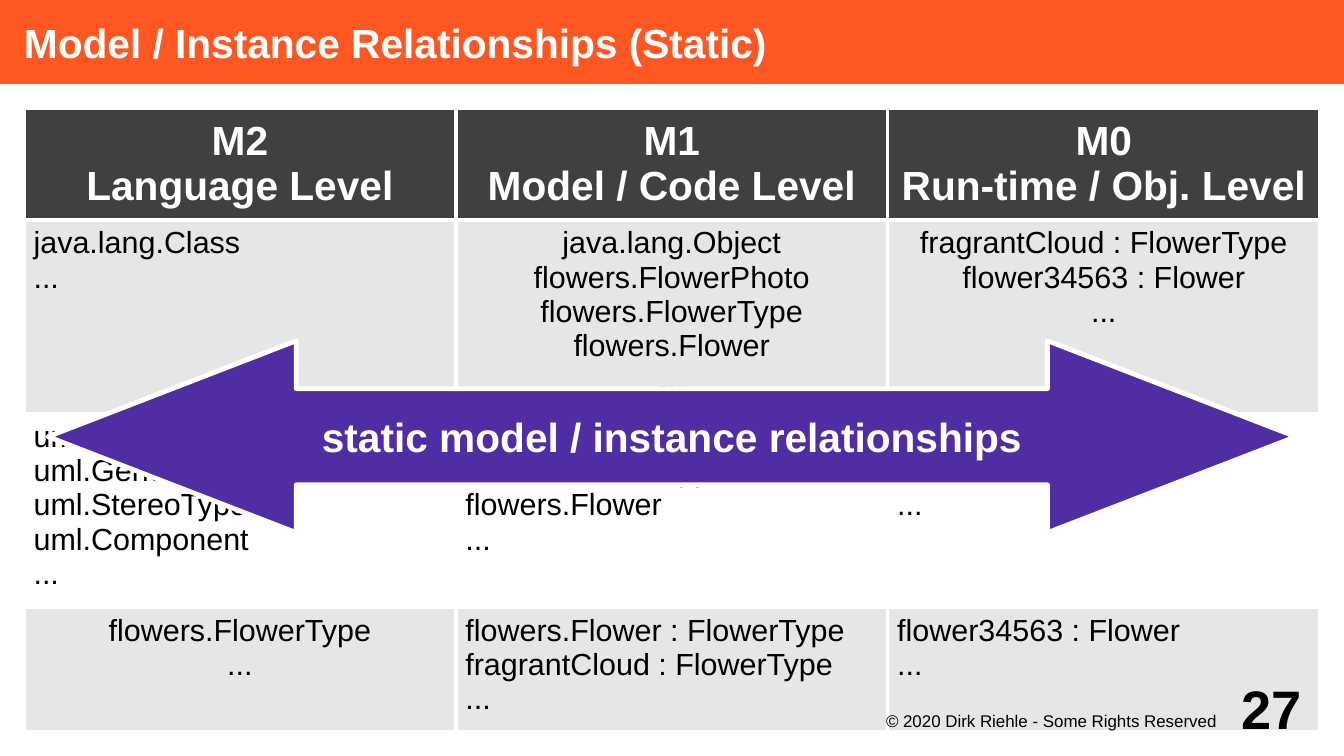
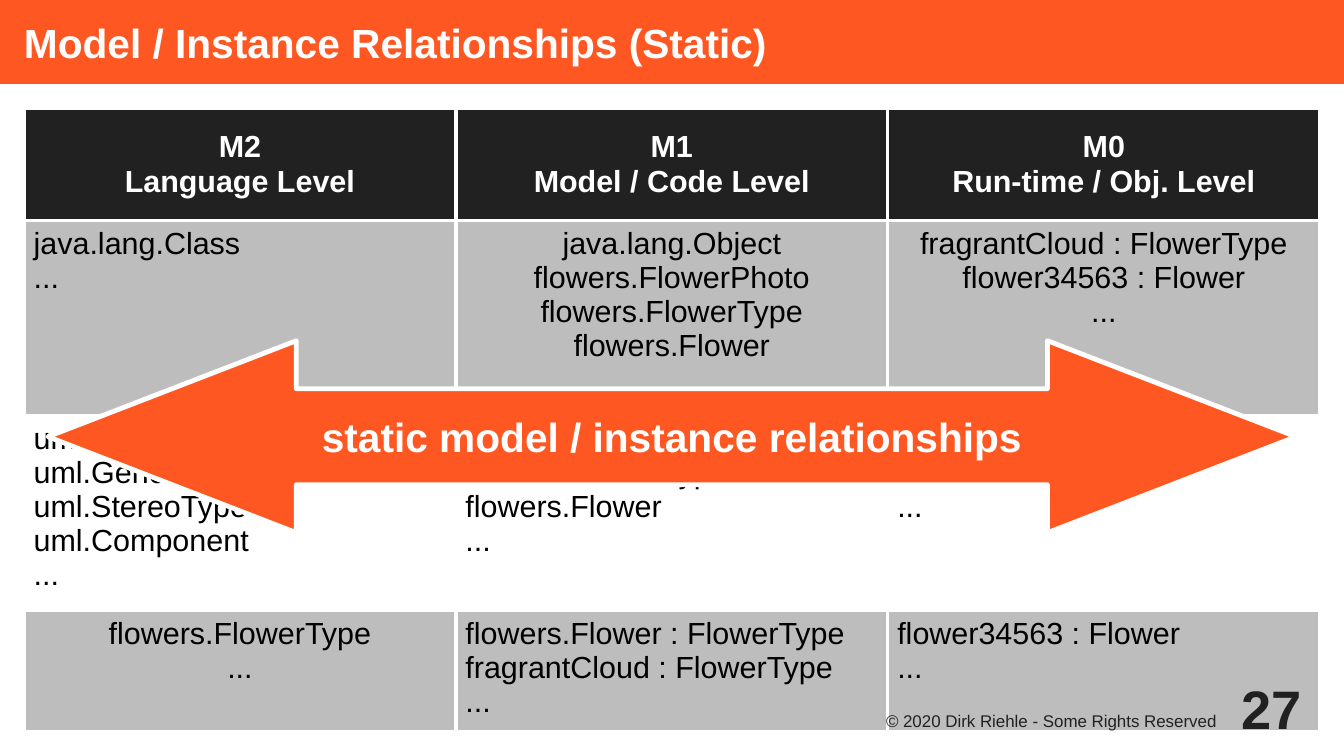
Before and after one commit to dirkriehle/adap-course, a slide deck: slide 27 of Lecture Slides/ADAP C09 - Type Objects.odp. Drawn at 1344x756 pixels with LibreOffice and Linux fonts; fonts in the diff are those of the drawing. Boxes give left, top, right and bottom in pixels: in the first picture for what was removed or moved away, otherwise in the second. Text is boxed around its words. In the diff, an @@ line names an element or a change of style, - is before the commit and + after.

```diff
--- a/Lecture Slides/ADAP C09 - Type Objects.odp
+++ b/Lecture Slides/ADAP C09 - Type Objects.odp
@@ table at (24, 109, 1321, 733) @@
@@ fill #404040 to #212121 in row 1 @@
@@ fill #E6E6E6 to #BDBDBD in 6 cells @@
@@ size 24 to 18 pt in "M2", "Language Level", "M1", "Model / Code Level" and 2 more places @@
@@ borders changed @@
@@ left right arrow "static model / instance relationships" at (48, 341, 1296, 533): fill #502DA2 to #FF5722 @@
@@ page number at (1242, 691, 1302, 739): text colour #000000 to #212121 @@
@@ text "© 2020 Dirk Riehle - ..." at (903, 714, 1216, 731): text colour #000000 to #212121 @@
```
Also in this commit, not shown: 29 other slides changed, 1 other file.
